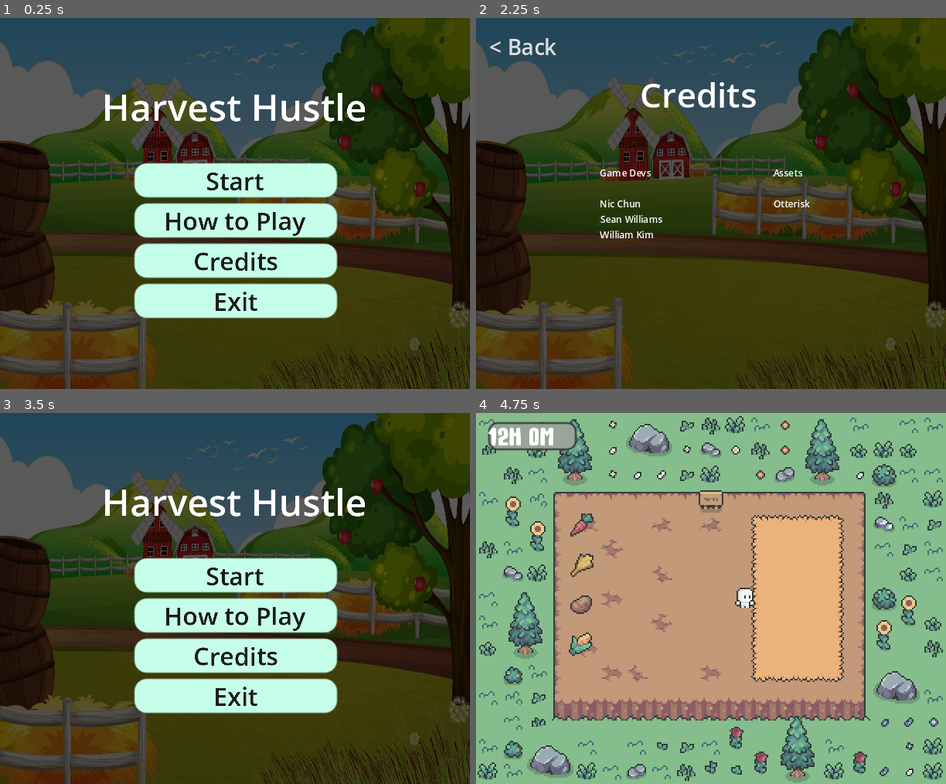
Above: before the commit, frames 1-4 (two rows, left to right).
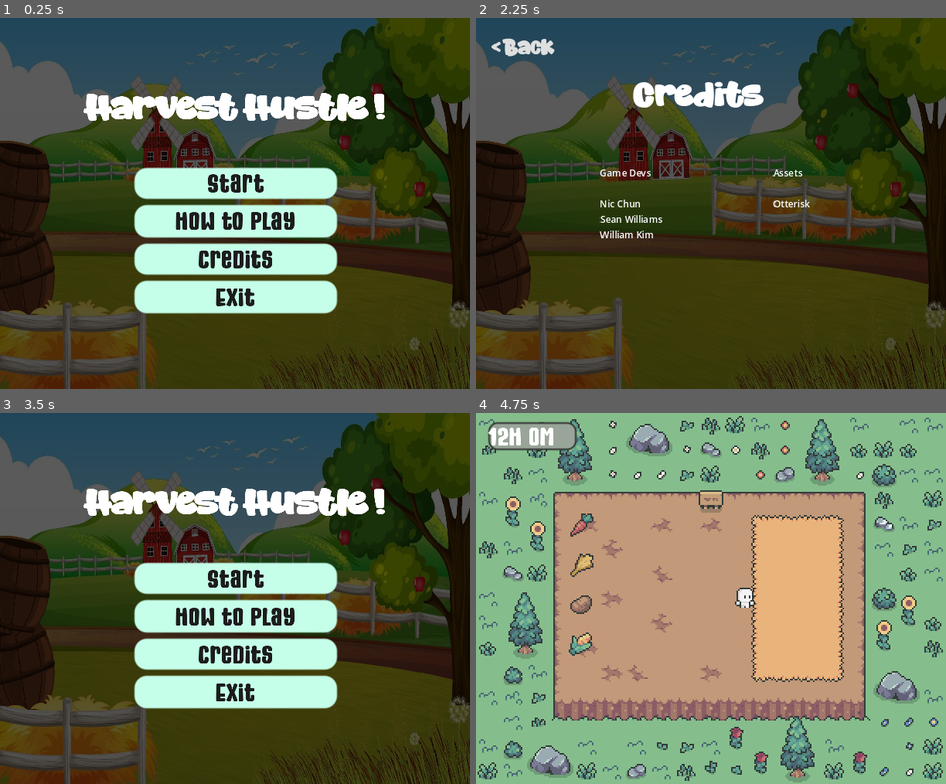
Above: after the commit, the same moments.

Repository: wnskim/LionJam2025
Game: Godot game, scene res://main_menu.tscn
The game is run twice, just before and just after one commit, with the same random seed, the same clock (stepped at 60 frames per second) and the same inputs.
Inputs:
- Up to frame 1 (0.25 s): no input
- Up to frame 2 (2.25 s): click "How to Play" at 0.5 s; click "< Back" at 1.25 s; click "Credits" at 2 s
- Up to frame 3 (3.5 s): click "< Back" at 2.75 s
- Up to frame 4 (4.75 s): click "Start" at 3.5 s; tap Enter at 4.25 s; hold D (walk_right) from 4.28 s (still down); tap E (interact) at 4.35 s

The runs differ from the first frame. In frame 1, 8.1% of the frame differs, in the area x 17-82%, y 20-82%; in frame 2, 1.6%; in frame 3, 8.1%; in frame 4, less than 0.1%.

Commit message:
font change

Diff:
--- a/Credits.tscn
+++ b/Credits.tscn
@@ -1,7 +1,8 @@
-[gd_scene load_steps=19 format=3 uid="uid://3r6lkvjfphv3"]
+[gd_scene load_steps=20 format=3 uid="uid://3r6lkvjfphv3"]
 
 [ext_resource type="Script" path="res://credits.gd" id="1_s10oi"]
 [ext_resource type="Texture2D" uid="uid://u64l8mbkpk2j" path="res://Assets/farm-scene-with-windmill-and-barn-free-vector.jpg" id="2_aau73"]
+[ext_resource type="FontFile" uid="uid://bs8iulaol12q5" path="res://fonts/RebellionSquad-ZpprZ.ttf" id="3_war0p"]
 
 [sub_resource type="StyleBoxTexture" id="StyleBoxTexture_qcjni"]
 texture = ExtResource("2_aau73")
@@ -52,6 +53,7 @@
 theme_override_colors/font_hover_pressed_color = Color(0.646029, 0.646029, 0.646029, 1)
 theme_override_colors/font_hover_color = Color(0.647059, 0.647059, 0.647059, 1)
 theme_override_colors/font_pressed_color = Color(0.858824, 0.858824, 0.858824, 1)
+theme_override_fonts/font = ExtResource("3_war0p")
 theme_override_font_sizes/font_size = 7
 theme_override_styles/focus = SubResource("StyleBoxEmpty_gep6i")
 theme_override_styles/disabled_mirrored = SubResource("StyleBoxEmpty_eeb62")
@@ -75,6 +77,7 @@
 offset_right = 104.0
 offset_bottom = 35.0
 grow_horizontal = 2
+theme_override_fonts/font = ExtResource("3_war0p")
 theme_override_font_sizes/font_size = 11
 text = "Credits"
 horizontal_alignment = 1
--- a/Options.tscn
+++ b/Options.tscn
@@ -1,7 +1,9 @@
-[gd_scene load_steps=19 format=3 uid="uid://x58awmgbpye8"]
+[gd_scene load_steps=21 format=3 uid="uid://x58awmgbpye8"]
 
 [ext_resource type="Texture2D" uid="uid://u64l8mbkpk2j" path="res://Assets/farm-scene-with-windmill-and-barn-free-vector.jpg" id="1_0ch3s"]
 [ext_resource type="Script" path="res://options.gd" id="1_qvitt"]
+[ext_resource type="FontFile" uid="uid://bs8iulaol12q5" path="res://fonts/RebellionSquad-ZpprZ.ttf" id="3_pp4ub"]
+[ext_resource type="FontFile" uid="uid://kgax8ibdgd1j" path="res://fonts/MightySouly-lxggD.ttf" id="4_2hlu6"]
 
 [sub_resource type="StyleBoxTexture" id="StyleBoxTexture_jhfhd"]
 texture = ExtResource("1_0ch3s")
@@ -61,6 +63,7 @@
 theme_override_colors/font_hover_pressed_color = Color(0.646029, 0.646029, 0.646029, 1)
 theme_override_colors/font_hover_color = Color(0.647059, 0.647059, 0.647059, 1)
 theme_override_colors/font_pressed_color = Color(0.858824, 0.858824, 0.858824, 1)
+theme_override_fonts/font = ExtResource("3_pp4ub")
 theme_override_font_sizes/font_size = 7
 theme_override_styles/focus = SubResource("StyleBoxEmpty_dl7s3")
 theme_override_styles/disabled_mirrored = SubResource("StyleBoxEmpty_p3xgq")
@@ -85,6 +88,7 @@
 offset_right = 32.0
 offset_bottom = 31.0
 grow_horizontal = 2
+theme_override_fonts/font = ExtResource("3_pp4ub")
 theme_override_font_sizes/font_size = 11
 text = "How to Play"
 horizontal_alignment = 1
@@ -94,10 +98,11 @@
 layout_mode = 0
 offset_left = 10.0
 offset_top = 31.0
-offset_right = 82.0
+offset_right = 100.0
 offset_bottom = 103.0
 focus_mode = 2
-theme_override_font_sizes/normal_font_size = 3
+theme_override_fonts/normal_font = ExtResource("4_2hlu6")
+theme_override_font_sizes/normal_font_size = 4
 theme_override_styles/fill = SubResource("StyleBoxEmpty_4l8h2")
 theme_override_styles/background = SubResource("StyleBoxEmpty_0nebg")
 theme_override_styles/focus = SubResource("StyleBoxEmpty_2i653")
--- a/main_menu.tscn
+++ b/main_menu.tscn
@@ -1,7 +1,9 @@
-[gd_scene load_steps=10 format=3 uid="uid://bp877spahoych"]
+[gd_scene load_steps=12 format=3 uid="uid://bp877spahoych"]
 
 [ext_resource type="Script" path="res://main_menu.gd" id="1_0xs4u"]
 [ext_resource type="Texture2D" uid="uid://u64l8mbkpk2j" path="res://Assets/farm-scene-with-windmill-and-barn-free-vector.jpg" id="1_ppe35"]
+[ext_resource type="FontFile" uid="uid://kgax8ibdgd1j" path="res://fonts/MightySouly-lxggD.ttf" id="3_1rrjc"]
+[ext_resource type="FontFile" uid="uid://bs8iulaol12q5" path="res://fonts/RebellionSquad-ZpprZ.ttf" id="4_r1wj2"]
 
 [sub_resource type="StyleBoxTexture" id="StyleBoxTexture_1m3bq"]
 texture = ExtResource("1_ppe35")
@@ -69,6 +71,7 @@
 theme_override_colors/font_hover_color = Color(0.109804, 0.109804, 0.109804, 1)
 theme_override_colors/font_pressed_color = Color(0.109804, 0.109804, 0.109804, 1)
 theme_override_colors/font_color = Color(0.109341, 0.109341, 0.109341, 1)
+theme_override_fonts/font = ExtResource("3_1rrjc")
 theme_override_styles/focus = SubResource("StyleBoxEmpty_4ypl4")
 theme_override_styles/hover_pressed_mirrored = SubResource("StyleBoxEmpty_p8q5m")
 theme_override_styles/hover_pressed = SubResource("StyleBoxEmpty_6rbk1")
@@ -84,6 +87,7 @@
 theme_override_colors/font_hover_color = Color(0.109804, 0.109804, 0.109804, 1)
 theme_override_colors/font_pressed_color = Color(0.109804, 0.109804, 0.109804, 1)
 theme_override_colors/font_color = Color(0.109341, 0.109341, 0.109341, 1)
+theme_override_fonts/font = ExtResource("3_1rrjc")
 theme_override_styles/focus = SubResource("StyleBoxEmpty_4ypl4")
 theme_override_styles/hover_pressed_mirrored = SubResource("StyleBoxEmpty_p8q5m")
 theme_override_styles/hover_pressed = SubResource("StyleBoxEmpty_6rbk1")
@@ -99,6 +103,7 @@
 theme_override_colors/font_hover_color = Color(0.109804, 0.109804, 0.109804, 1)
 theme_override_colors/font_pressed_color = Color(0.109804, 0.109804, 0.109804, 1)
 theme_override_colors/font_color = Color(0.109341, 0.109341, 0.109341, 1)
+theme_override_fonts/font = ExtResource("3_1rrjc")
 theme_override_styles/focus = SubResource("StyleBoxEmpty_4ypl4")
 theme_override_styles/hover_pressed_mirrored = SubResource("StyleBoxEmpty_p8q5m")
 theme_override_styles/hover_pressed = SubResource("StyleBoxEmpty_6rbk1")
@@ -114,6 +119,7 @@
 theme_override_colors/font_hover_color = Color(0.109804, 0.109804, 0.109804, 1)
 theme_override_colors/font_pressed_color = Color(0.109804, 0.109804, 0.109804, 1)
 theme_override_colors/font_color = Color(0.109341, 0.109341, 0.109341, 1)
+theme_override_fonts/font = ExtResource("3_1rrjc")
 theme_override_styles/focus = SubResource("StyleBoxEmpty_4ypl4")
 theme_override_styles/hover_pressed_mirrored = SubResource("StyleBoxEmpty_p8q5m")
 theme_override_styles/hover_pressed = SubResource("StyleBoxEmpty_6rbk1")
@@ -132,8 +138,9 @@
 offset_right = 70.5
 offset_bottom = 79.0
 grow_horizontal = 2
+theme_override_fonts/font = ExtResource("4_r1wj2")
 theme_override_font_sizes/font_size = 24
-text = "Harvest Hustle"
+text = "Harvest Hustle !"
 horizontal_alignment = 1
 vertical_alignment = 1
 
